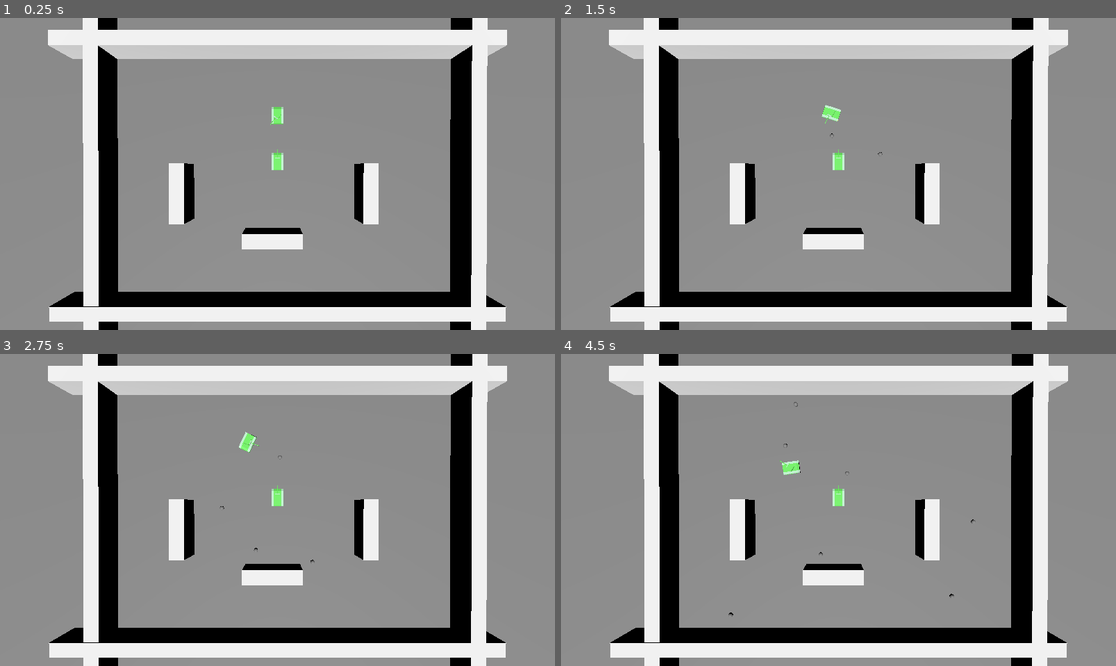
Above: before the commit, frames 1-4 (two rows, left to right).
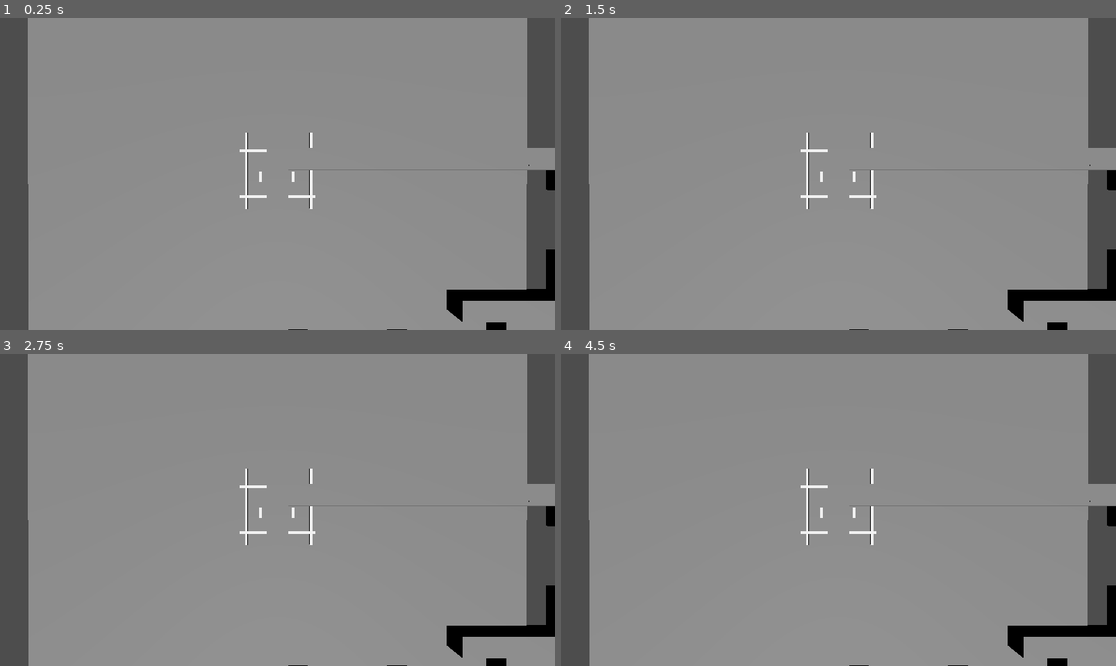
Above: after the commit, the same moments.

Repository: Luke-Joe/tank
Game: Godot game, scene res://scenes/main.tscn
The game is run twice, just before and just after one commit, with the same random seed, the same clock (stepped at 60 frames per second) and the same inputs.
Inputs (mouse positions are in pixels of both pictures, inside the frame that each line leads up to):
- Up to frame 1 (0.25 s): no input
- Up to frame 2 (1.5 s): tap Enter at 0.5 s; move the mouse to (960, 158) at 0.52 s; press the mouse at (960, 158) at 0.53 s; hold D (turn_right) 0.53-1.28 s; tap Space at 1.25 s; move the mouse to (727, 189) at 1.27 s; release the mouse at (727, 189) at 1.28 s; hold S (move_backward) from 1.28 s (still down); click (727, 189) at 1.35 s
- Up to frame 3 (2.75 s): move the mouse to (333, 441) at 2.02 s; release S (move_backward) at 2.03 s; press the mouse at (333, 441) at 2.03 s; hold D (turn_right) from 2.03 s (still down)
- Up to frame 4 (4.5 s): tap Enter at 2.75 s; move the mouse to (810, 572) at 2.77 s; release D (turn_right) at 2.78 s; release the mouse at (810, 572) at 2.78 s; hold W (move_forward) 2.78-3.53 s; click (810, 572) at 2.85 s; move the mouse to (1005, 556) at 3.52 s; press the mouse at (1005, 556) at 3.53 s; hold A (turn_left) from 3.53 s (still down); move the mouse to (672, 463) at 4.27 s; release the mouse at (672, 463) at 4.28 s; click (672, 463) at 4.35 s

The runs differ from the first frame. In frame 1, 38% of the frame differs, in the area x 0-100%, y 0-100%; in frame 2, 38%; in frame 3, 38%; in frame 4, 38%.

Commit message:
added method to generate walls using arena grid

Diff:
--- a/scenes/main.tscn
+++ b/scenes/main.tscn
@@ -37,7 +37,7 @@
 transform = Transform3D(0.001, 0, 0, 0, 0.001, 0, 0, 0, 0.001, 0, 0.19257599, 0.2794215)
 
 [node name="Camera3D" type="Camera3D" parent="." unique_id=1014850842]
-transform = Transform3D(1, 0, 0, 0, -0.0037288668, 0.9999931, 0, -0.9999931, -0.0037288668, 0, 4.146284, 1.3175793)
+transform = Transform3D(1, 0, 0, 0, -0.0037288668, 0.9999931, 0, -0.9999931, -0.0037288668, 0, 22.373558, 1.3175793)
 fov = 70.0
 
 [node name="DirectionalLight3D" type="DirectionalLight3D" parent="." unique_id=98977181]
--- a/scripts/arena/arenaGenerator.gd
+++ b/scripts/arena/arenaGenerator.gd
@@ -11,6 +11,7 @@
 	var config = ArenaConfig.new()
 	var grid = strategy.generate(config)
 	_print_grid(grid)
+	_build_walls(grid, config)
 
 
 # Called every frame. 'delta' is the elapsed time since the previous frame.
@@ -27,3 +28,28 @@
 				GenerationStrategy.Cell.EMPTY: row_str += ". "
 				GenerationStrategy.Cell.SPAWN: row_str += "S "
 		print(row_str)
+
+func _build_walls(grid: Array, config: ArenaConfig) -> void:
+	for x in grid.size():
+		for y in grid[0].size():
+			if grid[x][y] == GenerationStrategy.Cell.HARD:
+				var wall := StaticBody3D.new()
+
+				var mesh_instance := MeshInstance3D.new()
+				var box_mesh := BoxMesh.new()
+				box_mesh.size = Vector3(config.cell_size, config.wall_height, config.cell_size)
+				mesh_instance.mesh = box_mesh
+
+				var collision := CollisionShape3D.new()
+				var box_shape := BoxShape3D.new()
+				box_shape.size = Vector3(config.cell_size, config.wall_height, config.cell_size)
+				collision.shape = box_shape
+
+				wall.add_child(mesh_instance)
+				wall.add_child(collision)
+				wall.position = Vector3(
+					x * config.cell_size,
+					config.wall_height / 2.0,
+					y * config.cell_size
+				)
+				add_child(wall)
--- a/scripts/arena/drunkardWalkStrategy.gd
+++ b/scripts/arena/drunkardWalkStrategy.gd
@@ -13,6 +13,9 @@
 
 	var rng := RandomNumberGenerator.new()
 	rng.seed = config.seed
+
+	if config.seed == 0:
+		rng.randomize()
 
 	var walker := Vector2i(config.grid_width / 2, config.grid_length / 2)
 	var total_cells = config.grid_width * config.grid_length
